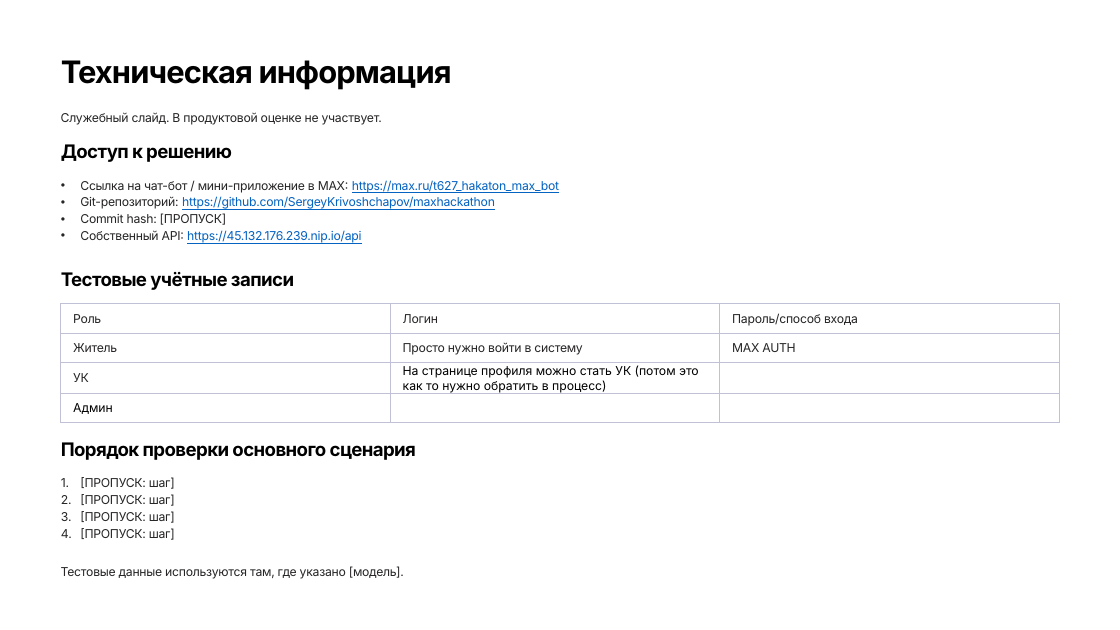
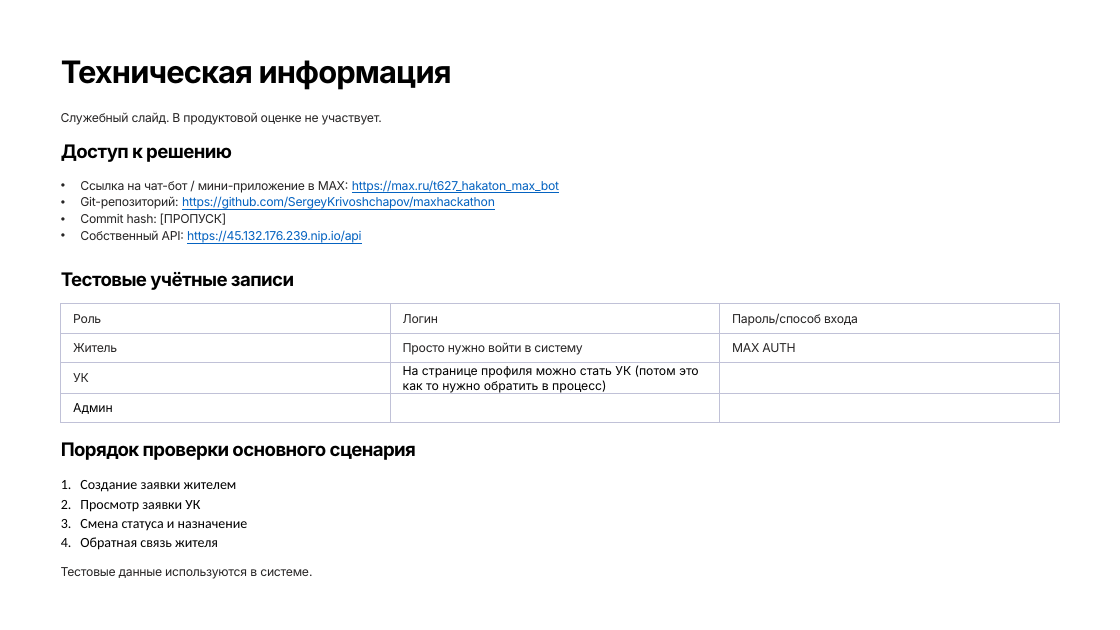
Before and after one commit to SergeyKrivoshchapov/maxhackathon, a slide deck: slide 1 of Защита.pptx. Drawn at 1120x630 pixels with LibreOffice and Linux fonts; fonts in the diff are those of the drawing. Boxes give left, top, right and bottom in pixels: in the first picture for what was removed or moved away, otherwise in the second. Text is boxed around its words. In the diff, an @@ line names an element or a change of style, - is before the commit and + after.

```diff
--- a/Защита.pptx
+++ b/Защита.pptx
@@ text at (x1=80, y1=480, x2=248, y2=550): text changed; size 10.5 to 12 pt; font Inter to Calibri; text colour #272525 to #000000 @@
-1. [ПРОПУСК: шаг]
-2. [ПРОПУСК: шаг]
-3. [ПРОПУСК: шаг]
-4. [ПРОПУСК: шаг]
+1. Создание заявки жителем
+2. Просмотр заявки УК
+3. Смена статуса и назначение
+4. Обратная связь жителя
@@ text at (x1=61, y1=567, x2=312, y2=579): text changed @@
-Тестовые данные используются там, где указано [модель].
+Тестовые данные используются в системе.
```
Also in this commit, not shown: 3 other slides changed, 1 slide added, 4 other files.
